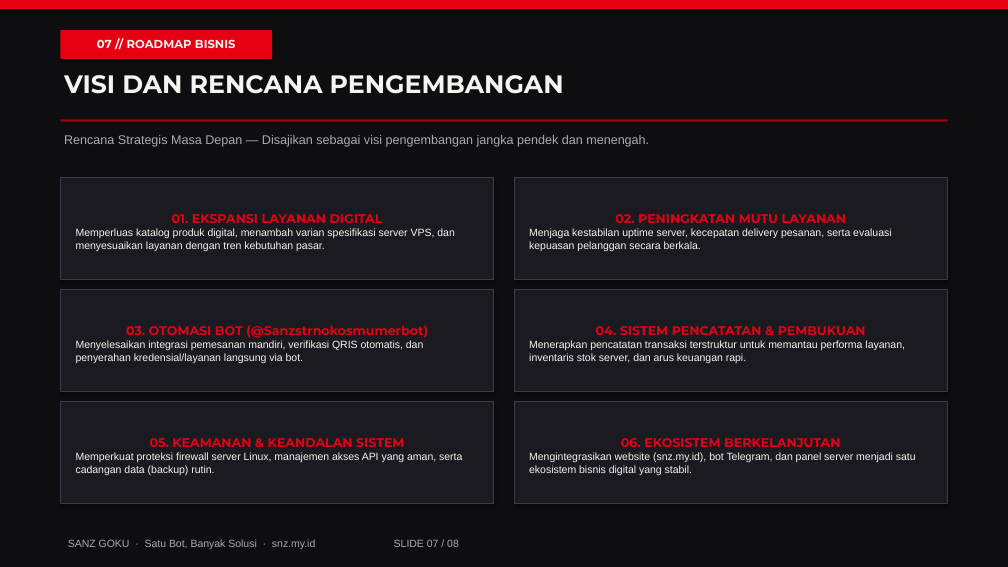
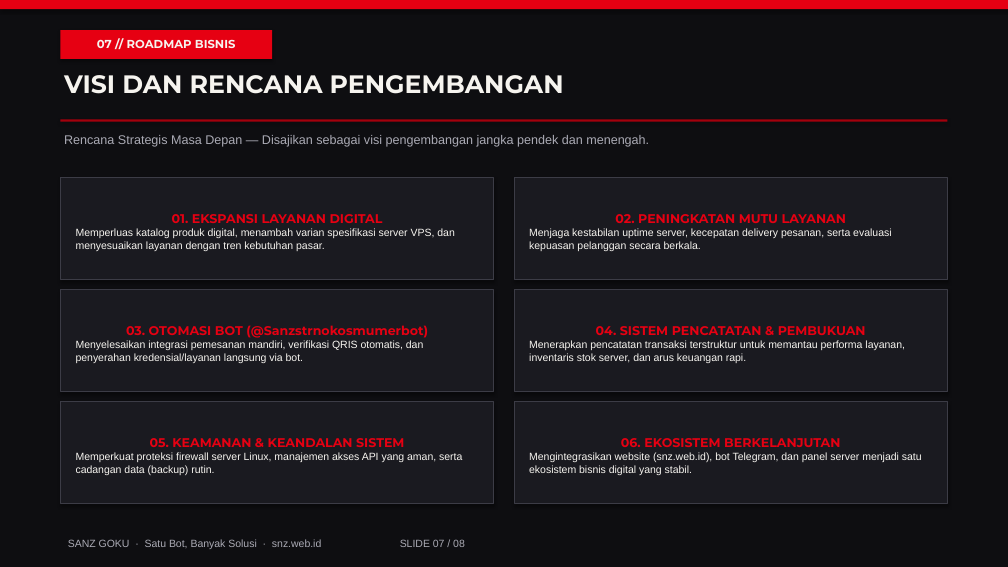
Before and after one commit to robloxxxx555p-cyber/portfolio, a slide deck: slide 7 of Portofolio_Bisnis_SANZ_GOKU.pptx. Drawn at 1008x567 pixels with LibreOffice and Linux fonts; fonts in the diff are those of the drawing. Boxes give left, top, right and bottom in pixels: in the first picture for what was removed or moved away, otherwise in the second. Text is boxed around its words. In the diff, an @@ line names an element or a change of style, - is before the commit and + after.

```diff
--- a/Portofolio_Bisnis_SANZ_GOKU.pptx
+++ b/Portofolio_Bisnis_SANZ_GOKU.pptx
@@ text in rectangle at box(529, 452, 922, 475): text changed @@
-Mengintegrasikan website (snz.my.id), bot Telegram, dan panel server menjadi satu ekosistem bisnis digital yang stabil.
+Mengintegrasikan website (snz.web.id), bot Telegram, dan panel server menjadi satu ekosistem bisnis digital yang stabil.
@@ text at box(68, 539, 465, 549): text changed @@
-SANZ GOKU · Satu Bot, Banyak Solusi · snz.my.id SLIDE 07 / 08
+SANZ GOKU · Satu Bot, Banyak Solusi · snz.web.id SLIDE 07 / 08
```
Also in this commit, not shown: 7 other slides changed, 5 other files.
